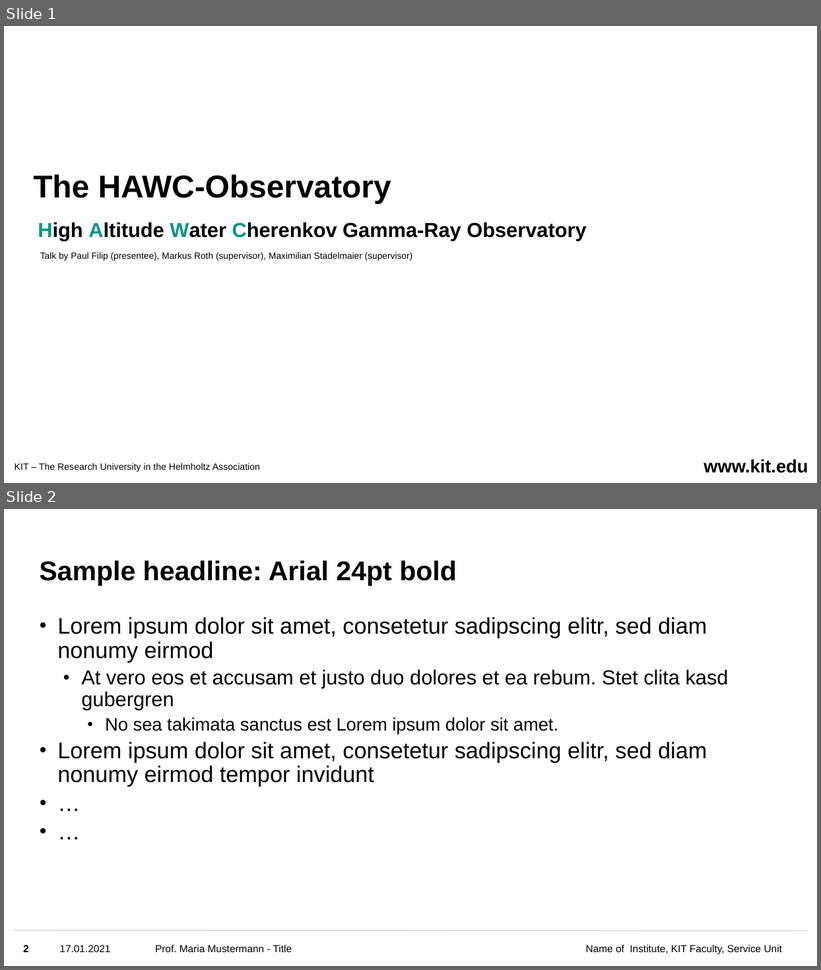
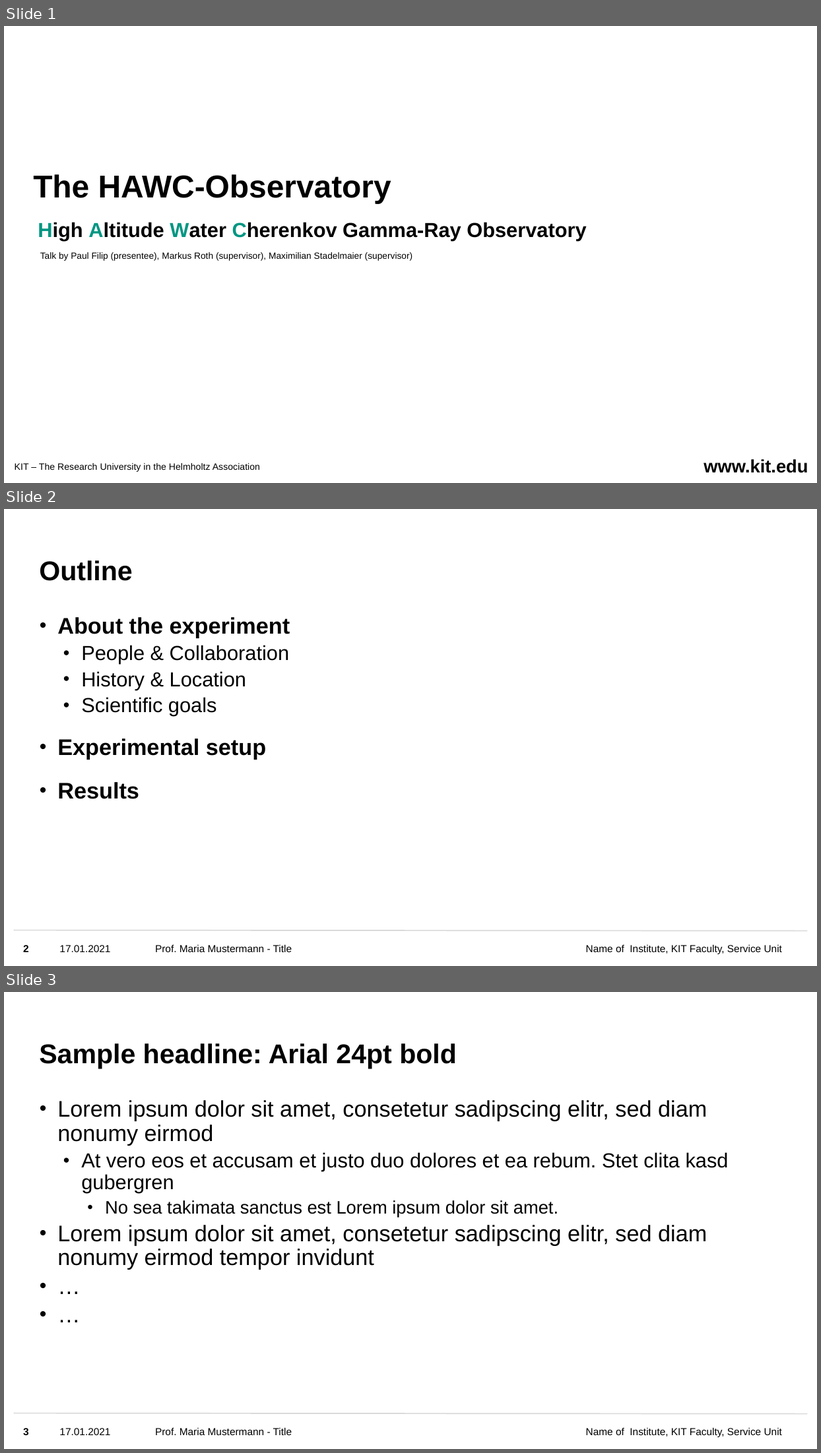
Before and after one commit to Quizznor/astro-particle-physics, a slide deck: ATPII/HAWC-presentation/KIT-PowerPointVorlageEN.pptx. Shown one above the other, each under a label of ours: slides 1 and 2 before the commit, slides 1, 2 and 3 after it. The pictures are 821x970 and 821x1453 pixels, drawn with LibreOffice and Linux fonts; fonts in the diff are those of the drawing; background and template pictures are left out. Boxes give left, top, right and bottom in pixels: in the first picture for what was removed or moved away, otherwise in the second. Text is boxed around its words. In the diff, an @@ line names an element or a change of style, - is before the commit and + after.

Commit message:
Outline outline

```diff
--- a/ATPII/HAWC-presentation/KIT-PowerPointVorlageEN.pptx
+++ b/ATPII/HAWC-presentation/KIT-PowerPointVorlageEN.pptx
@@ slide 2 added at <box>4,509,817,966</box>, background #FFFFFF; not listed: 3 template elements that a slide beside it also shows @@
@@ title added at <box>39,560,132,581</box>, 24 pt, text #000000, bold @@
+Outline
@@ text added at <box>57,617,290,799</box>, 18 pt, text #000000 @@
+• About the experiment
+  • People & Collaboration
+  • History & Location
+  • Scientific goals
+• Experimental setup
+• Results
@@ page number added at <box>23,945,29,953</box>, 9 pt, text #000000, bold @@
+2
@@ text added at <box>59,945,110,953</box>, 9 pt, text #000000 @@
+17.01.2021
@@ what was slide 2 is now slide 3 @@
@@ page number at <box>23,1428,29,1436</box>: text changed @@
-2
+3
```
